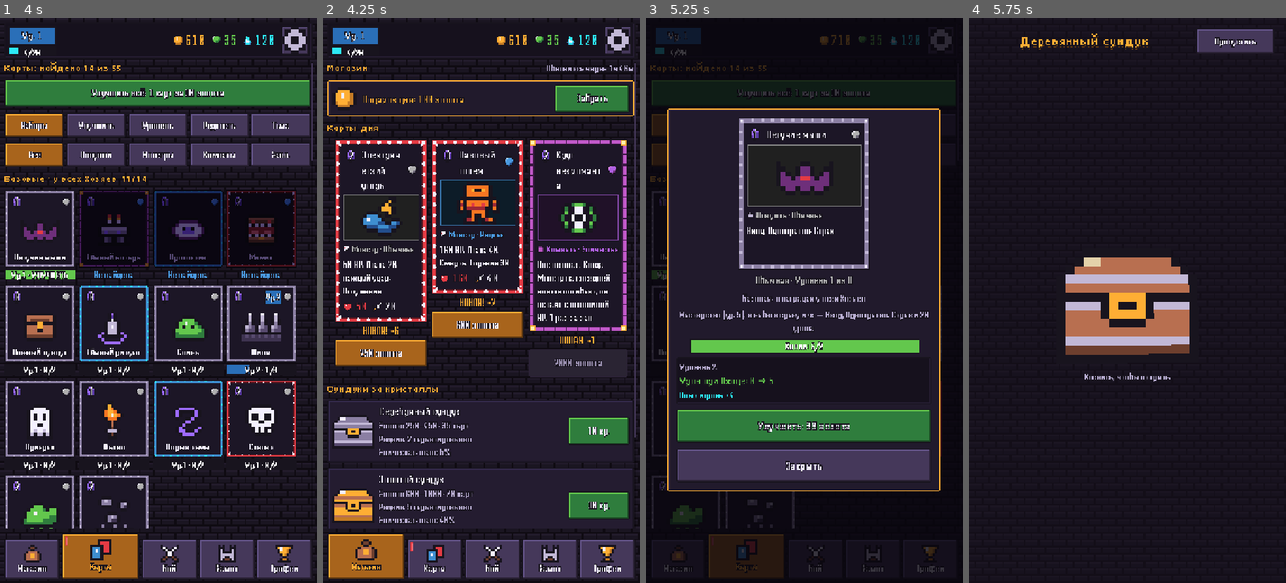
Above: before the commit, frames 1-4 (left to right).
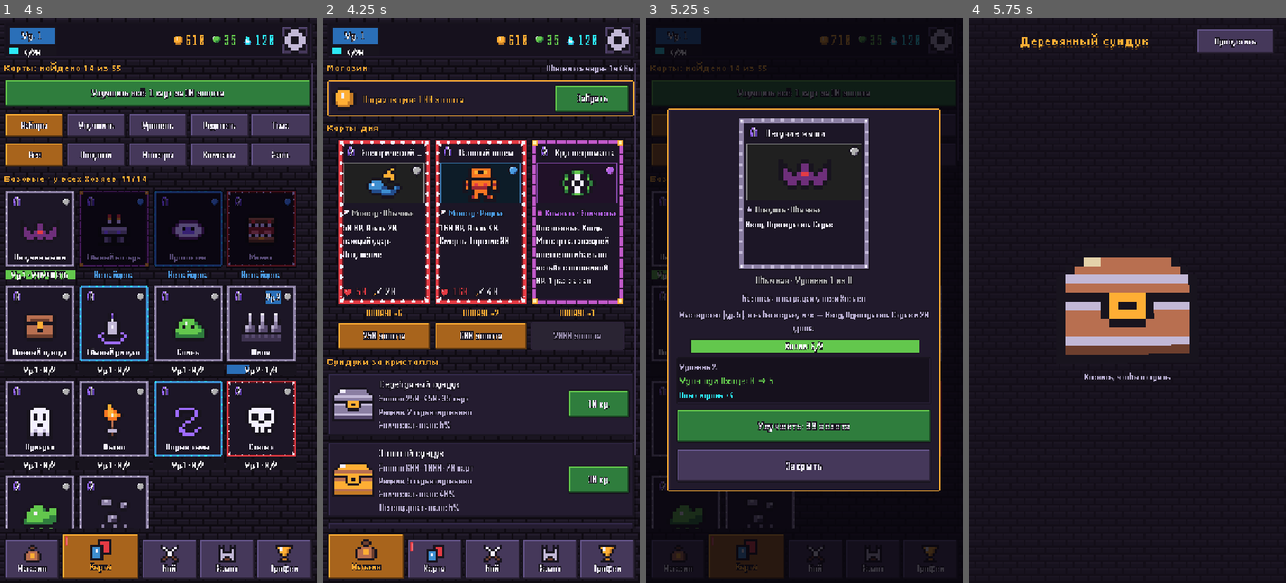
Above: after the commit, the same moments.

Repository: evgengoldwar/NeonPrime
Game: Godot game, scene res://tools/ui_shots.tscn
The game is run twice, just before and just after one commit, with the same random seed, the same clock (stepped at 60 frames per second) and the same inputs. This scene is started directly instead of the project's main scene.
Inputs (mouse positions are in pixels of both pictures, inside the frame that each line leads up to):
- Up to frame 1 (4 s): tap Enter at 0.5 s; move the mouse to (228, 272) at 0.52 s; click (228, 272) at 0.67 s; click (294, 40) at 1.27 s; click (297, 63) at 2.02 s; click (297, 91) at 2.77 s; click "<" at 3.5 s
- Up to frame 2 (4.25 s): no input
- Up to frame 3 (5.25 s): click "Забрать" at 4.25 s; click (677, 560) at 5.02 s
- Up to frame 4 (5.75 s): no input

Frame 1 is identical in both runs. In frame 2, 23% of the frame differs, in the area x 1-99%, y 21-90%; in frame 3, 1.2%; in frame 4, nothing differs.

Commit message:
Карточки одного размера, название в одну строку
- Шапка: только стоимость и название; длинные названия мельче, при нехватке места — многоточие
- Камень редкости в углу картинки, уровень — в строке типа справа
- Текст не больше 5 строк, высота карточки с запасом: все карточки одинаковые

Co-Authored-By: Claude Opus 5.5 <noreply@anthropic.com>
Claude-Session: https://claude.ai/code/session_01CBXFTShUYY1UPBHpFGh8b6

Diff:
--- a/scripts/ui/ui.gd
+++ b/scripts/ui/ui.gd
@@ -455,32 +455,47 @@
 ## Полная карточка (награды, магазин, колода).
 static func card_view(id: String, up: bool = false, w: int = 200, lvl: int = 1) -> PanelContainer:
 	var d: Dictionary = Data.cdef(id, up, lvl)
-	var p := framed(card_frame(id, w < 190), 20 if w >= 190 else 14)
+	var p := framed(card_frame(id, w < 190), 18 if w >= 280 else 14)
 	# Большие карточки (окно карты) ниже: иначе под текстом пустое поле.
-	p.custom_minimum_size = Vector2(w, int(w * (1.15 if w >= 280 else 1.45)))
+	# Высота с запасом под самый длинный текст: все карточки одного размера.
+	p.custom_minimum_size = Vector2(w, int(w * (1.15 if w >= 280 else 1.78)))
 	var v := vbox(6)
 	p.add_child(v)
+	# Шапка: стоимость и название в одну строку.
 	var top := hbox(6)
 	v.add_child(top)
 	top.add_child(cost_badge(int(d.cost)))
-	var nm := label(Data.card_name(id, up), 24 if w >= 190 else 16, GREEN if up else TEXT)
+	var name_text: String = Data.card_name(id, up)
+	var nm := label(name_text, _name_size(name_text, w), GREEN if up else TEXT, HORIZONTAL_ALIGNMENT_LEFT, false)
 	nm.size_flags_horizontal = Control.SIZE_EXPAND_FILL
 	nm.vertical_alignment = VERTICAL_ALIGNMENT_CENTER
+	nm.clip_text = true
+	nm.text_overrun_behavior = TextServer.OVERRUN_TRIM_ELLIPSIS
+	nm.custom_minimum_size = Vector2(10, 0)
 	top.add_child(nm)
-	if lvl > 1:
-		var lb := level_badge(lvl, 16)
-		lb.size_flags_vertical = Control.SIZE_SHRINK_CENTER
-		top.add_child(lb)
-	top.add_child(rarity_gem(d.rarity, 4 if w >= 190 else 3))
 	# Картинка крупная, фон и рамка картинки — цвета редкости.
 	var rc: Color = Data.RARITY_COLORS.get(d.rarity, DIM)
 	var art := PanelContainer.new()
 	art.add_theme_stylebox_override("panel", style(rc.darkened(0.82), 0, rc.darkened(0.25), 2, 4))
-	art.add_child(center(card_icon(id, clampi(w / 26, 5, 12))))
+	art.add_child(center(card_icon(id, clampi(w / 30, 5, 12))))
+	# Камень редкости в углу картинки (PanelContainer уважает флаги размера).
+	var gem := rarity_gem(d.rarity, 4 if w >= 190 else 3)
+	gem.size_flags_horizontal = Control.SIZE_SHRINK_END
+	gem.size_flags_vertical = Control.SIZE_SHRINK_BEGIN
+	art.add_child(gem)
 	v.add_child(art)
-	v.add_child(type_line(d.type, d.rarity, 16))
+	# Тип и редкость слева, уровень справа.
+	var tl := type_line(d.type, d.rarity, 16)
+	if lvl > 1:
+		var sp := spacer(0)
+		sp.size_flags_horizontal = Control.SIZE_EXPAND_FILL
+		tl.add_child(sp)
+		tl.add_child(level_badge(lvl, 16))
+	v.add_child(tl)
+	# Текст не раздувает карточку: все карточки одного размера.
 	var txt := label(Data.card_text(id, up, lvl), 20 if w >= 280 else 16, TEXT)
 	txt.size_flags_vertical = Control.SIZE_EXPAND_FILL
+	txt.max_lines_visible = 6 if w >= 280 else 5
 	v.add_child(txt)
 	if d.type == "monster":
 		var sh := hbox(16)
@@ -490,6 +505,14 @@
 	ignore_mouse(p)
 	p.tooltip_text = Data.card_name(id, up) + "\n" + Data.card_text(id, up, lvl)
 	return p
+
+
+## Размер шрифта названия: длинные названия мельче, чтобы влезали в одну строку.
+static func _name_size(text: String, w: int) -> int:
+	var base := 24 if w >= 190 else 16
+	if w >= 190 and w < 280 and text.length() > 10:
+		base = 20 if text.length() <= 13 else 16
+	return base
 
 
 ## Камень редкости: серый, синий, фиолетовый, золотой.
